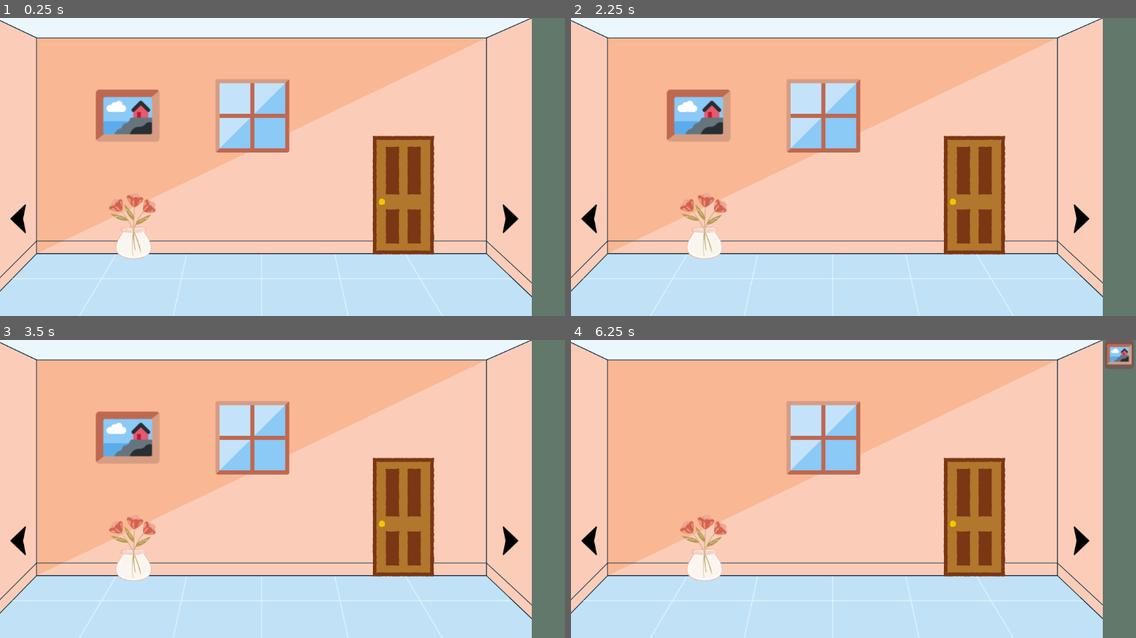
Above: before the commit, frames 1-4 (two rows, left to right).
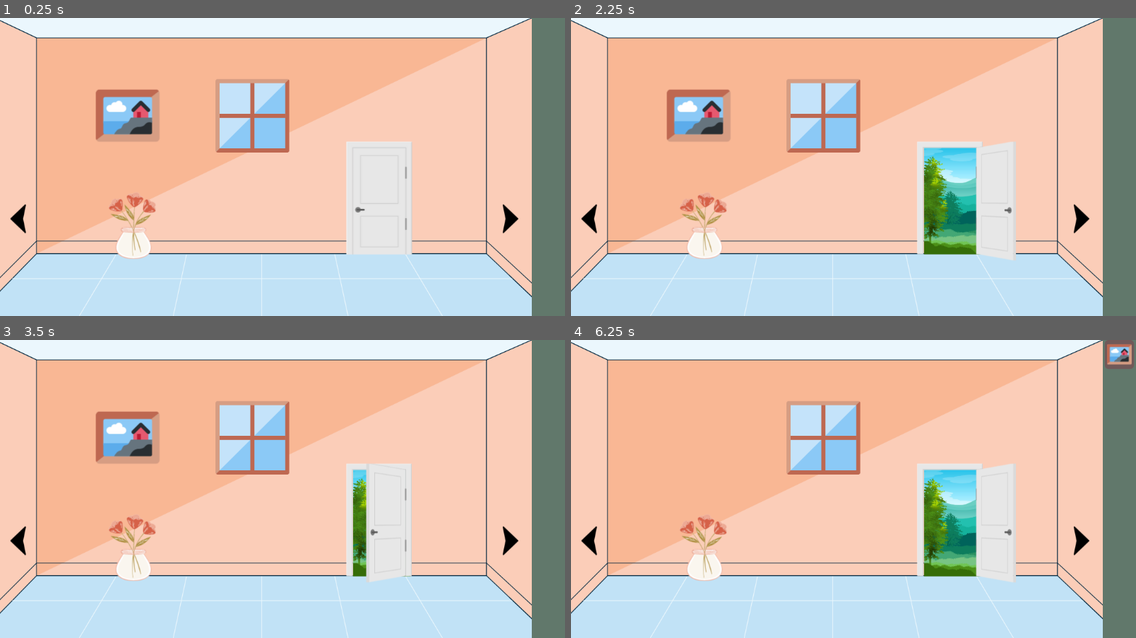
Above: after the commit, the same moments.

Repository: romanzes/godot-escape-room
Game: Godot game, scene res://Game.tscn
Two runs of this game, one before a commit and one after it. Both use one fixed random seed, a clock stepped at 60 frames per second and the inputs below.
Inputs (mouse positions are in pixels of both pictures, inside the frame that each line leads up to):
- Up to frame 1 (0.25 s): no input
- Up to frame 2 (2.25 s): tap Enter at 0.5 s; move the mouse to (977, 152) at 0.52 s; click (977, 152) at 0.67 s; move the mouse to (740, 181) at 1.27 s; click (740, 181) at 1.42 s; tap Space at 2 s; move the mouse to (910, 101) at 2.02 s; click (910, 101) at 2.17 s
- Up to frame 3 (3.5 s): tap Enter at 2.75 s; move the mouse to (254, 548) at 2.77 s; click (254, 548) at 2.92 s
- Up to frame 4 (6.25 s): tap Space at 3.5 s; move the mouse to (1023, 533) at 3.52 s; click (1023, 533) at 3.67 s; move the mouse to (684, 444) at 4.27 s; click (684, 444) at 4.42 s; click (1119, 354) at 5 s; click (1119, 354) at 5.75 s

The runs differ from the first frame. In frame 1, 6.1% of the frame differs, in the area x 61-77%, y 39-80%; in frame 2, 6.9%, in the area x 61-79%, y 39-82%; in frame 3, 6.2%; in frame 4, 6.9%.

Commit message:
Swinging door

Diff:
--- /dev/null
+++ b/Wall1.gd
@@ -0,0 +1,4 @@
+extends Node2D
+
+func _ready():
+	$AnimationPlayer.play("door_swinging")
--- a/Wall1.tscn
+++ b/Wall1.tscn
@@ -1,14 +1,48 @@
-[gd_scene load_steps=8 format=2]
+[gd_scene load_steps=13 format=2]
 
 [ext_resource path="res://images/wall_1.png" type="Texture" id=1]
 [ext_resource path="res://images/picture.png" type="Texture" id=2]
+[ext_resource path="res://images/door_semi_open.png" type="Texture" id=3]
 [ext_resource path="res://Item.tscn" type="PackedScene" id=4]
 [ext_resource path="res://images/vase.png" type="Texture" id=5]
+[ext_resource path="res://images/door_closed.png" type="Texture" id=6]
 [ext_resource path="res://images/arrow_right.png" type="Texture" id=7]
 [ext_resource path="res://Teleport.tscn" type="PackedScene" id=8]
 [ext_resource path="res://images/arrow_left.png" type="Texture" id=9]
+[ext_resource path="res://images/door_open.png" type="Texture" id=10]
+[ext_resource path="res://Wall1.gd" type="Script" id=11]
+
+[sub_resource type="Animation" id=1]
+resource_name = "door_swinging"
+length = 4.0
+loop = true
+tracks/0/type = "value"
+tracks/0/path = NodePath("Door:texture")
+tracks/0/interp = 1
+tracks/0/loop_wrap = true
+tracks/0/imported = false
+tracks/0/enabled = true
+tracks/0/keys = {
+"times": PoolRealArray( 0, 1, 2, 3 ),
+"transitions": PoolRealArray( 1, 1, 1, 1 ),
+"update": 1,
+"values": [ ExtResource( 6 ), ExtResource( 3 ), ExtResource( 10 ), ExtResource( 3 ) ]
+}
+tracks/1/type = "value"
+tracks/1/path = NodePath("Door:position")
+tracks/1/interp = 1
+tracks/1/loop_wrap = true
+tracks/1/imported = false
+tracks/1/enabled = true
+tracks/1/keys = {
+"times": PoolRealArray( 0, 1, 2, 3 ),
+"transitions": PoolRealArray( 1, 1, 1, 1 ),
+"update": 1,
+"values": [ Vector2( 731, 349 ), Vector2( 730, 355 ), Vector2( 761, 355 ), Vector2( 730, 355 ) ]
+}
 
 [node name="Node2D" type="Node2D"]
+script = ExtResource( 11 )
 
 [node name="Wall1" type="Sprite" parent="."]
 texture = ExtResource( 1 )
@@ -31,3 +65,10 @@
 position = Vector2( 984, 388 )
 texture = ExtResource( 7 )
 scene_path = "res://Wall2.tscn"
+
+[node name="AnimationPlayer" type="AnimationPlayer" parent="."]
+anims/door_swinging = SubResource( 1 )
+
+[node name="Door" type="Sprite" parent="."]
+position = Vector2( 731, 349 )
+texture = ExtResource( 6 )
Binary file added: images/door_closed.png
Not shown, added: images/door_closed.png.import
Binary file added: images/door_open.png
Not shown, added: images/door_open.png.import
Binary file added: images/door_semi_open.png
Not shown, added: images/door_semi_open.png.import
Binary file changed: images/wall_1.png
